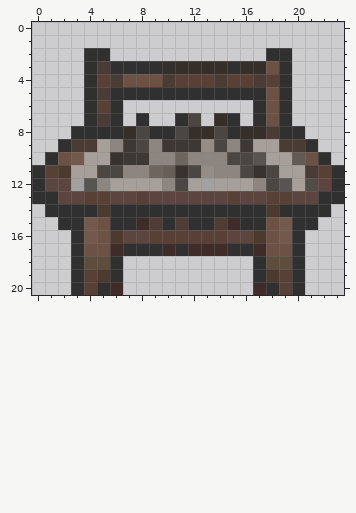
Two states of a pixel-art sprite, Assets/Resources/texture/Sprite/Workbench.png. This is how it looked before the edit.
The file is 24x21 pixels. Pixels under 10% opacity are left out. Colours within 5 levels of each other are drawn and written as one.
The result:
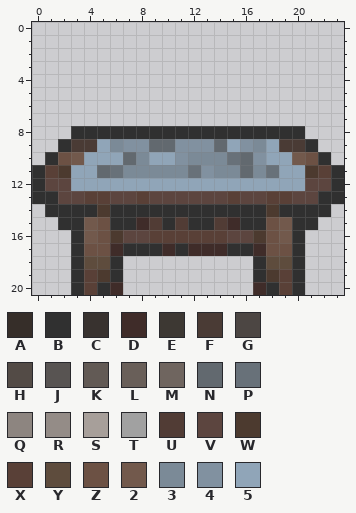
Palette (. is transparent): A #362e29  B #303030  C #38322f  D #3f2c29  E #3d3833  F #4a3b35  G #4c4643  H #534b46  J #585452  K #625a55  L #695f59  M #6f655f  N #62696f  P #687179  Q #8d8580  R #948c87  S #a79f9a  T #a1a1a1  U #513c35  V #5c453f  W #4c3a2f  X #594037  Y #5e4c3d  Z #6c5144  2 #72594c  3 #7b8a97  4 #8191a0  5 #90a5b8
The edit:
The edit turns colour K into colour 2 in row 10 at x 20.
The edit turns colour C into colour 3 in row 11 at x 11 and 17.
The edit turns colour E into colour 3 in row 10 at x 8.
The edit turns colour L into colour 3 in row 11 at x 10.
The edit turns colour M into colour 3 in row 11 at x 9.
The edit turns colour Q into colour 3 in row 9 at x 6; in row 10 at x 12 to 14; in row 11 at x 7 to 8 and 14 to 15.
The edit turns colour S into colour 3 in row 9 at x 17.
The edit turns colour E into colour 4 in row 9 at x 7, 11 to 12 and 16.
The edit turns colour G into colour 4 in row 9 at x 8.
The edit turns colour J into colour 4 in row 10 at x 17.
The edit turns colour M into colour 4 in row 10 at x 11.
The edit turns colour R into colour 4 in row 9 at x 13; in row 11 at x 13.
The edit turns colour C into colour 5 in row 10 at x 6.
The edit turns colour G into colour 5 in row 12 at x 11 and 18.
The edit turns colour J into colour 5 in row 12 at x 4 and 19.
The edit turns colour Q into colour 5 in row 9 at x 15; in row 10 at x 9 to 10; in row 12 at x 5, 10 and 17.
The edit turns colour S into colour 5 in row 9 at x 5 and 18; in row 10 at x 4 to 5 and 18 to 19; in row 11 at x 3 to 4 and 19 to 20; in row 12 at x 6 to 9, 12, 14 to 16 and 20.
The edit turns colour T into colour 5 in row 12 at x 3 and 13.
The edit turns colour A into colour B in row 8 at x 7, 12 to 13 and 16 to 17.
The edit turns colour F into colour B in row 8 at x 18.
The edit turns colour G into colour B in row 8 at x 8, 11 and 14.
The edit turns colour E into colour N in row 9 at x 10; in row 10 at x 7.
The edit turns colour G into colour N in row 9 at x 14; in row 10 at x 16; in row 11 at x 5 and 16.
The edit turns colour Q into colour N in row 9 at x 9.
The edit turns colour G into colour P in row 10 at x 15; in row 11 at x 6, 12 and 18.
The edit turns colour H into colour V in row 12 at x 21.
The edit turns colour F into colour W in row 11 at x 21.
The author cleared colour A in row 3 at x 10 to 14 and 16 to 17; in row 7 at x 14.
The author cleared colour B in row 2 at x 4 to 5 and 18 to 19; in row 3 at x 4, 6 to 9, 15 and 19; in row 4 at x 4 and 19; in row 5 at x 4, 6 to 17 and 19; in row 6 at x 4, 6, 17 and 19; in row 7 at x 4, 6, 8, 11, 15, 17 and 19.
The author cleared colour F in row 3 at x 5; in row 4 at x 6, 10, 14 and 17; in row 5 at x 5; in row 7 at x 5.
The author cleared colour G in row 7 at x 12.
The author cleared colour X in row 4 at x 5, 11 to 13, 15 to 16 and 18; in row 6 at x 5.
The author cleared colour Z in row 3 at x 18; in row 4 at x 7 to 9; in rows 5 to 7 at x 18.
